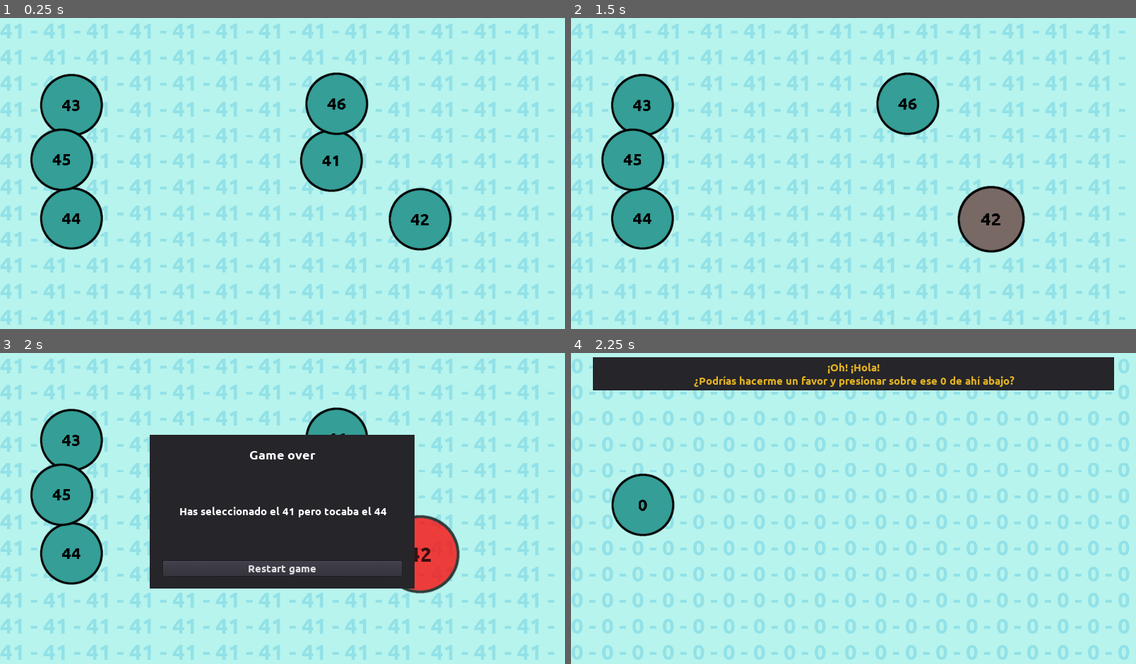
Above: before the commit, frames 1-4 (two rows, left to right).
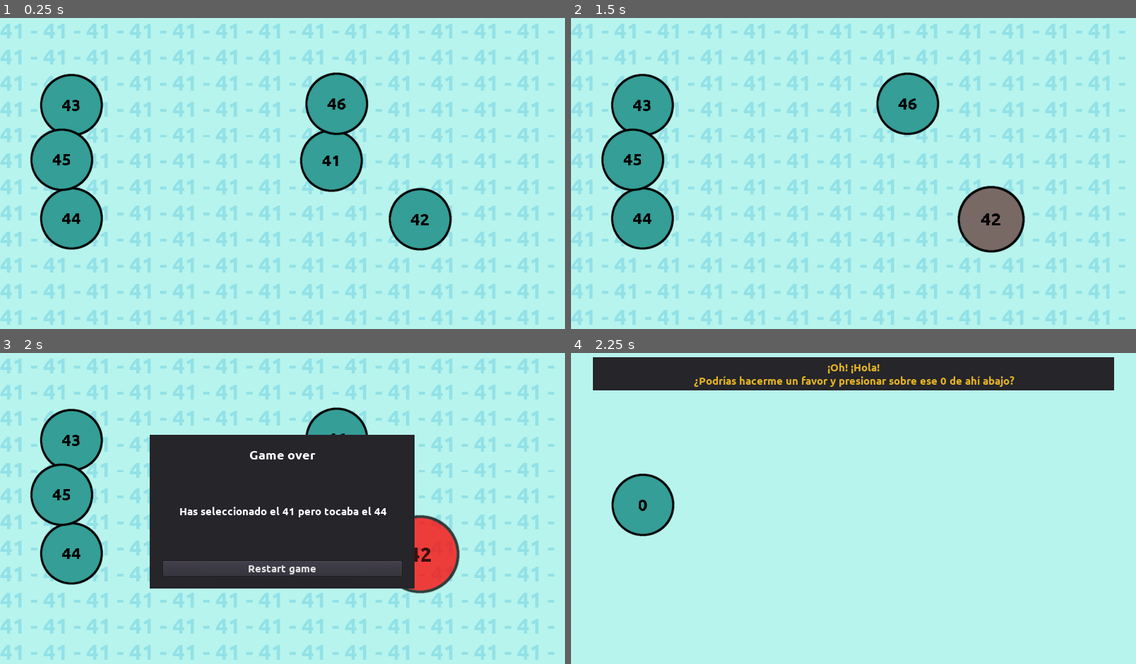
Above: after the commit, the same moments.

Repository: moisesjbc/contando-hasta-100
Game: Godot game, scene res://gameplay/main/main.tscn
Two runs of this game, one before a commit and one after it. Both use one fixed random seed, a clock stepped at 60 frames per second and the inputs below.
Inputs (mouse positions are in pixels of both pictures, inside the frame that each line leads up to):
- Up to frame 1 (0.25 s): no input
- Up to frame 2 (1.5 s): tap Enter at 0.5 s; move the mouse to (904, 161) at 0.52 s; click (904, 161) at 0.67 s; move the mouse to (989, 220) at 1.27 s; click (989, 220) at 1.42 s
- Up to frame 3 (2 s): no input
- Up to frame 4 (2.25 s): click "Restart game" at 2 s

Frames 1-3 are identical in both runs. In frame 4, 13% of the frame differs, in the area x 0-99%, y 1-99%.

Commit message:
Fix accumulated tricks not reset when resetting game

Diff:
--- a/godot-project/gameplay/levels_config/levels_config.gd
+++ b/godot-project/gameplay/levels_config/levels_config.gd
@@ -95,6 +95,7 @@
 
 func get_level_config(current_level_index: int):
 	if current_level_index == 0:
+		accumulated_tricks = []
 		current_level_config = {
 			LevelConfigKey.HINT: null,
 			LevelConfigKey.N_EXTRA_VALUES: 0,
